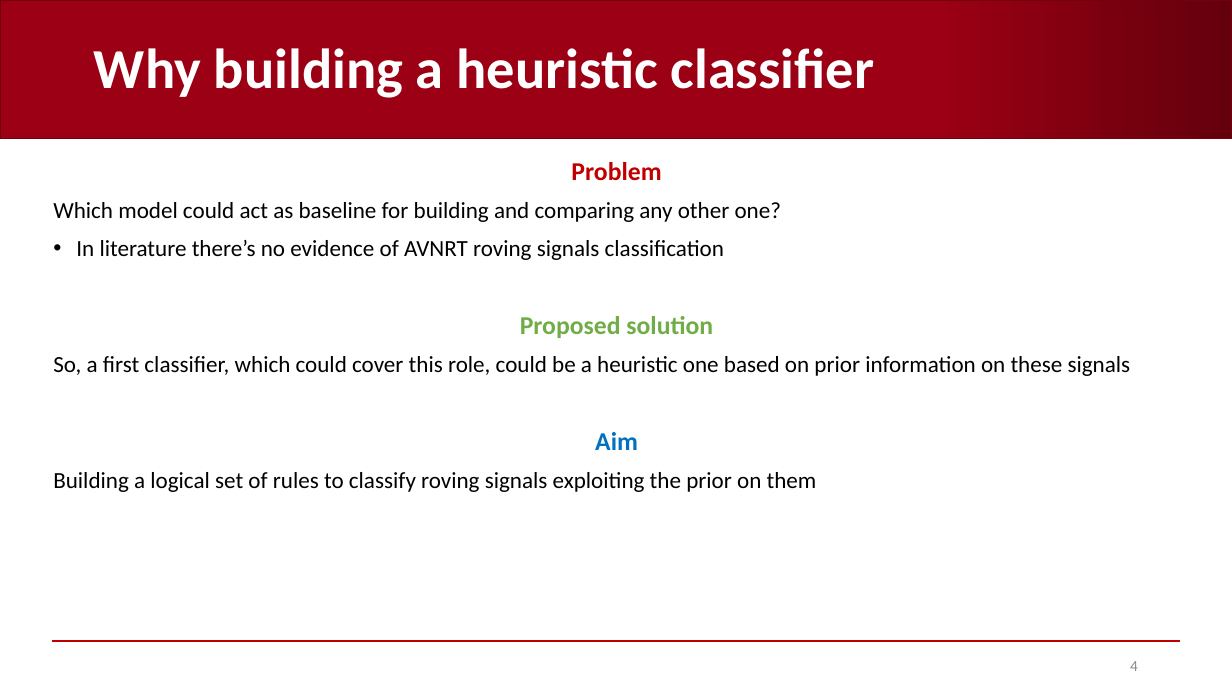
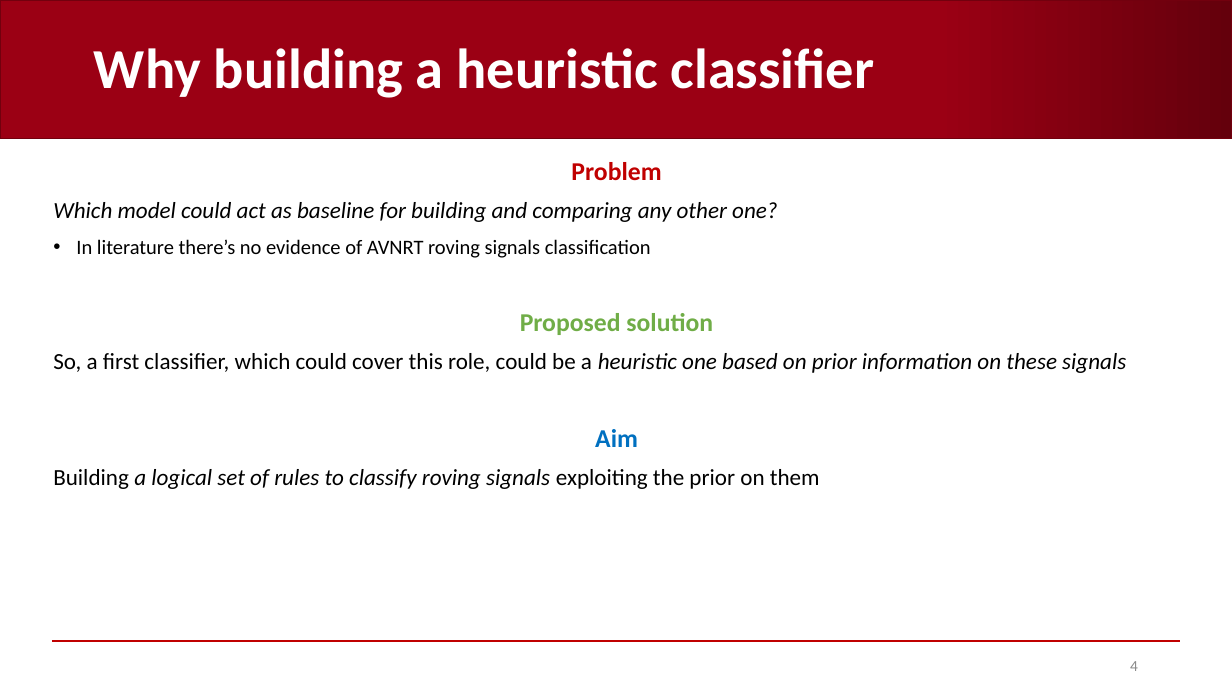
Before and after one commit to AndreaCorrado00/Tesi_magistrale_Corrado_Andrea, a slide deck: slide 4 of Documentation/5. Heuristic classifier.pptx. Drawn at 1232x693 pixels with LibreOffice and Linux fonts; fonts in the diff are those of the drawing; background and template pictures are left out. Boxes give left, top, right and bottom in pixels: in the first picture for what was removed or moved away, otherwise in the second. Text is boxed around its words. In the diff, an @@ line names an element or a change of style, - is before the commit and + after.

Commit message:
ppts heuristic done

```diff
--- a/Documentation/5. Heuristic classifier.pptx
+++ b/Documentation/5. Heuristic classifier.pptx
@@ text at [53, 202, 1126, 489]: italic on in "Which model could act as baseline for ...", "heuristic one based on prior information on ...", "a logical set of rules to classify ..."; size 18 to 16 pt in "In literature there’s no evidence of AVNRT ..." @@
```
Also in this commit, not shown: 8 other slides changed, 8 other files.
